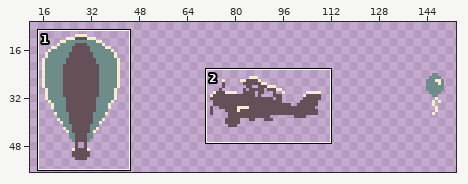
A sprite sheet gets an edit: source/repos/Sproutfall/Sproutfall/Textures/sky/Objects_58.png. The picture above shows the old version from afar; the outline marks the close-up.
Close-up. Before:
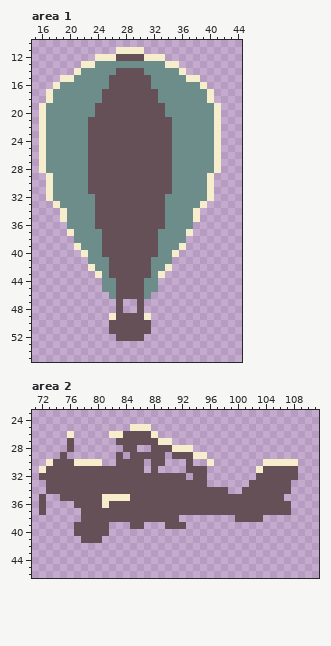
The file is 174x64 pixels. Shown: area 1: x 15..44, y 10..55; area 2: x 71..111, y 23..46. The wide view leaves out empty margins.
The same view after the edit:
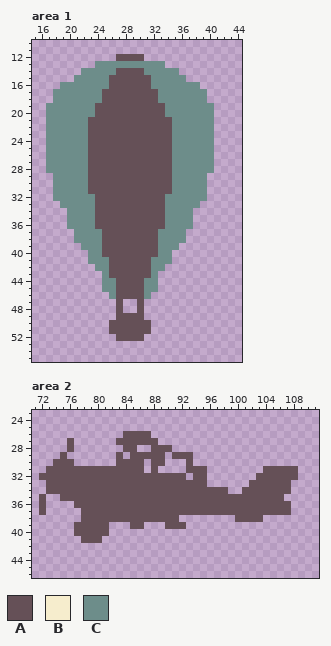
Palette (. is transparent): A #655057  B #f6edcd  C #6d8d8a
What changed:
Area 1:
The author cleared colour B in row 11 at x 27 to 30; in row 12 at x 24 to 26 and 31 to 33; in row 13 at x 22 to 23 and 34 to 35; in row 14 at x 21 and 36; in row 15 at x 19 to 20 and 37 to 38; in row 16 at x 18 and 39.
The author cleared colour B in rows 17 to 18 at x 17 and 40; in rows 19 to 28 at x 16 and 41; in rows 29 to 32 at x 17 and 40; in row 33 at x 18 and 39; in rows 34 to 35 at x 19 and 38; in row 37 at x 20 and 37.
The author cleared colour B in row 39 at x 21 and 36; in row 40 at x 22 and 35; in row 42 at x 23 and 34; in row 43 at x 24 and 33; in row 49 at x 26 and 31.
Area 2:
Colour A replaces colour B in row 35 at x 81 to 84; in row 36 at x 81.
The author cleared colour B in row 25 at x 85 to 87; in row 26 at x 76, 82 to 83 and 88; in row 27 at x 89 to 90; in row 28 at x 91 to 93; in row 29 at x 94 to 95; in row 30 at x 73, 77 to 80, 96 and 104 to 108.
The author cleared colour B in row 31 at x 72 and 103.
Changed places in both close-ups, as pixel boxes (x1, y1, x2, y2):
erased: (39, 47, 221, 278)
erased: (109, 313, 116, 320)
erased: (144, 313, 151, 320)
erased: (39, 424, 214, 473)
erased: (256, 459, 298, 473)
changed: (102, 494, 130, 508)
